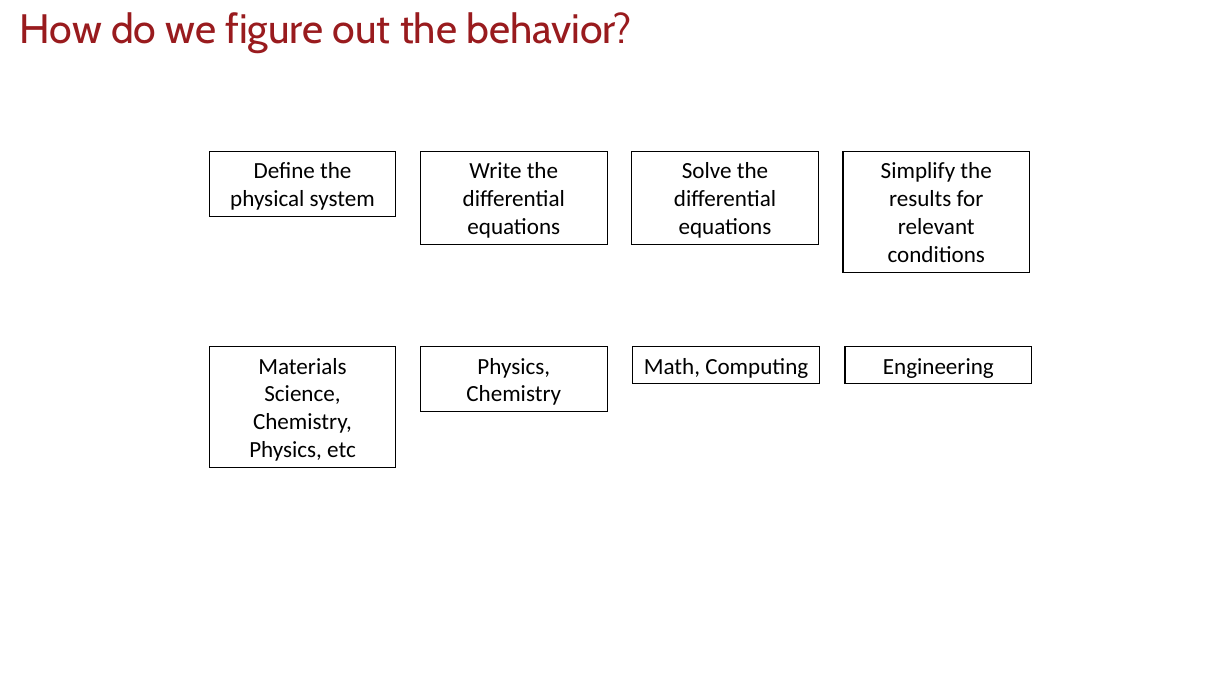
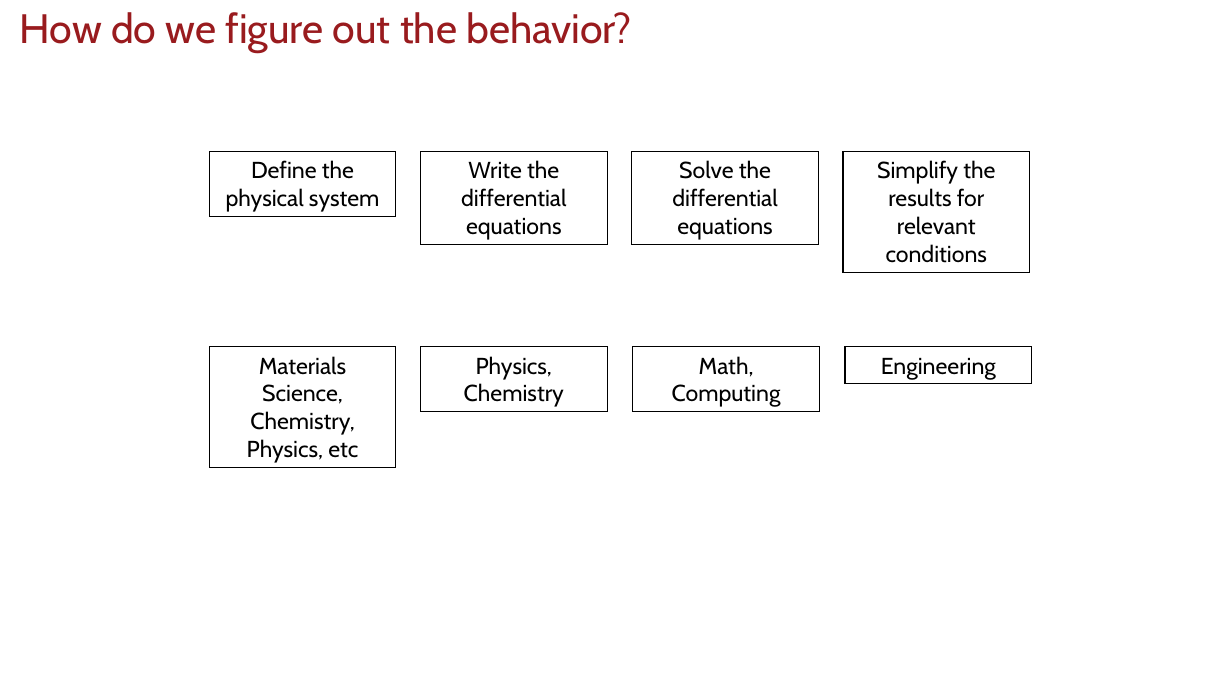
Before and after one commit to uscee105/ee105, a slide deck: slide 27 of assets/module-2-device/mod-2-lecture-9-devices-1.pptx (slide 21 before the commit). Drawn at 1232x693 pixels with LibreOffice and Linux fonts; fonts in the diff are those of the drawing; background and template pictures are left out. Boxes give left, top, right and bottom in pixels: in the first picture for what was removed or moved away, otherwise in the second. Text is boxed around its words. In the diff, an @@ line names an element or a change of style, - is before the commit and + after.

```diff
--- a/assets/module-2-device/mod-2-lecture-9-devices-1.pptx
+++ b/assets/module-2-device/mod-2-lecture-9-devices-1.pptx
@@ font Calibri to Cabin in 8 elements at [209,152,396,217], [421,152,607,245], [632,152,819,245], [843,152,1030,273], [209,347,396,468], [421,347,607,412], [846,347,1032,384], [633,347,820,412] @@
@@ rectangle "Math, Computing": place and size @@
-rectangle "Math, Computing" at [633,347,820,384]
+rectangle "Math, Computing" at [633,347,820,412]
```
Also in this commit, not shown: 12 other slides changed, 8 slides added, 26 other files.
